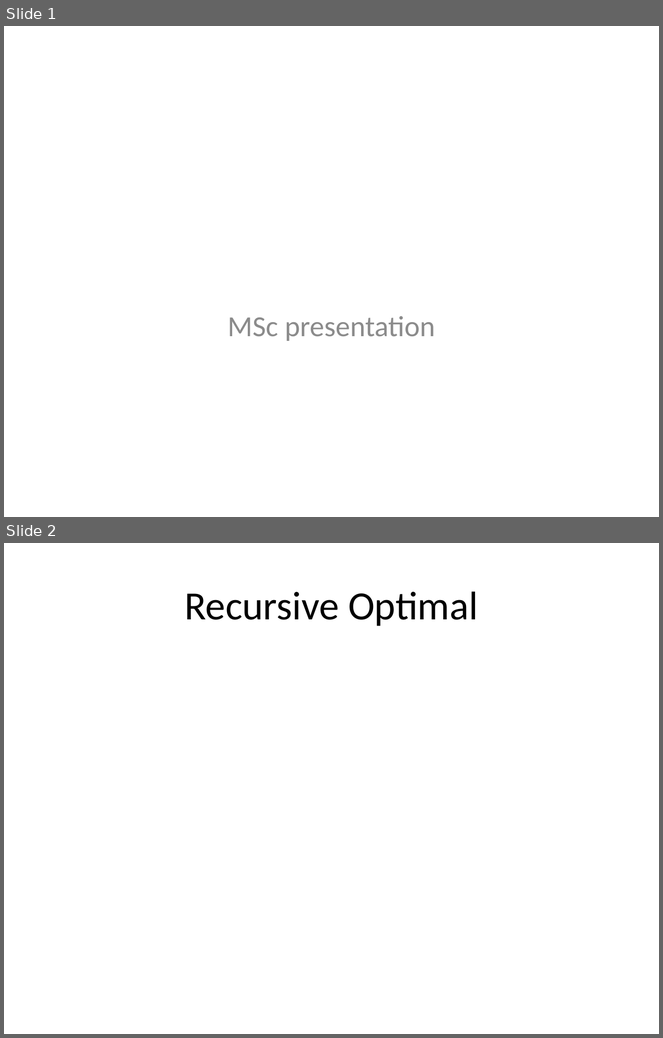
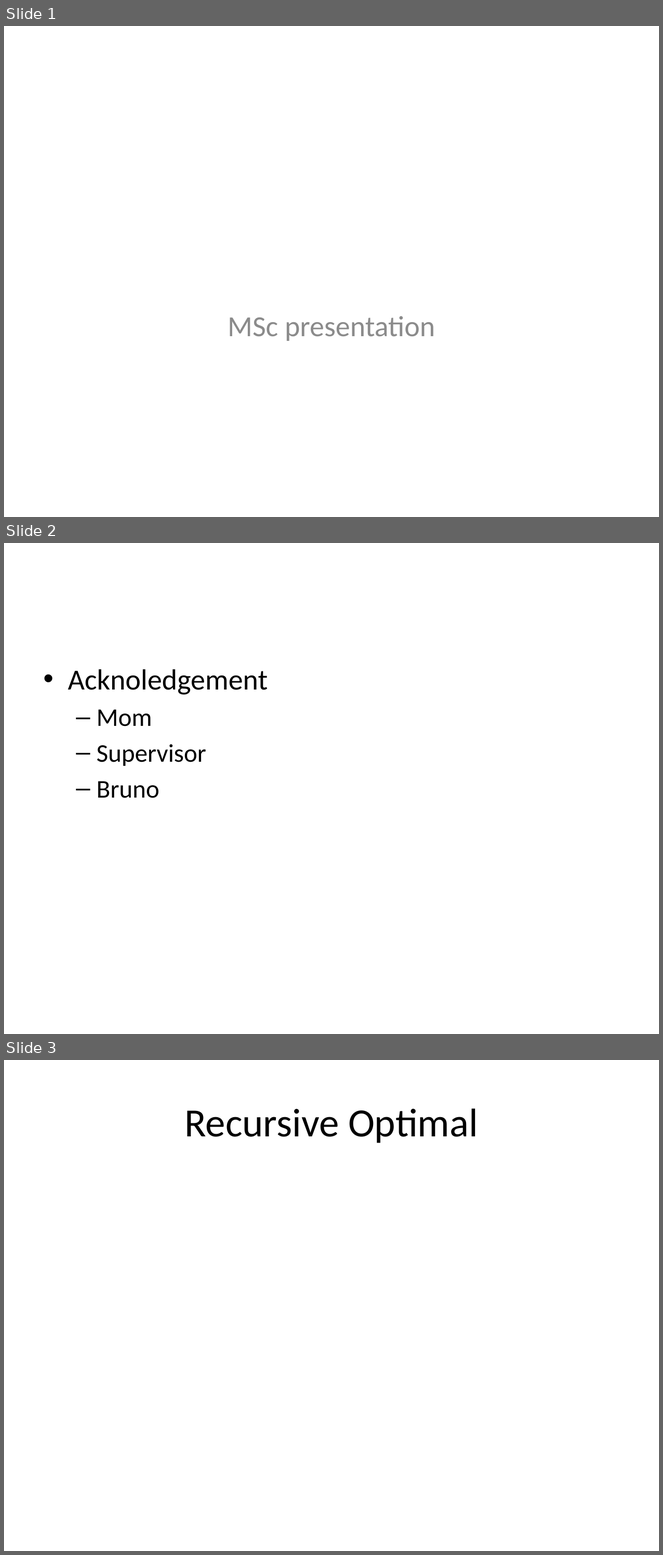
Before and after one commit to lono175/Thesis, a slide deck: OptimalPlanning.pptx. Shown one above the other, each under a label of ours: slides 1 and 2 before the commit, slides 1, 2 and 3 after it. The pictures are 663x1038 and 663x1555 pixels, drawn with LibreOffice and Linux fonts; fonts in the diff are those of the drawing. Boxes give left, top, right and bottom in pixels: in the first picture for what was removed or moved away, otherwise in the second. Text is boxed around its words. In the diff, an @@ line names an element or a change of style, - is before the commit and + after.

Commit message:
update slides

```diff
--- a/OptimalPlanning.pptx
+++ b/OptimalPlanning.pptx
@@ slide 2 added at [4, 543, 659, 1034], background #FFFFFF @@
@@ text added at [68, 669, 268, 798], 28 pt, text #000000 @@
+• Acknoledgement
+  – Mom
+  – Supervisor
+  – Bruno
@@ what was slide 2 is now slide 3 @@
```
